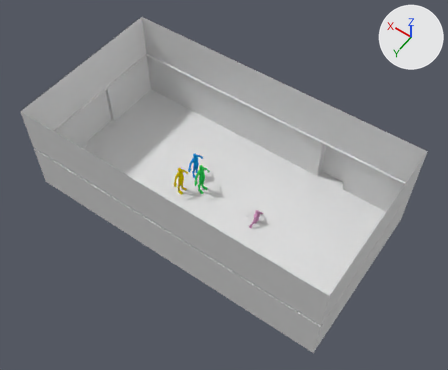
One commit to the Blender file projects/blender/camera_layout/board_room_cam_layout_v01.blend: the scene before it, then after it.
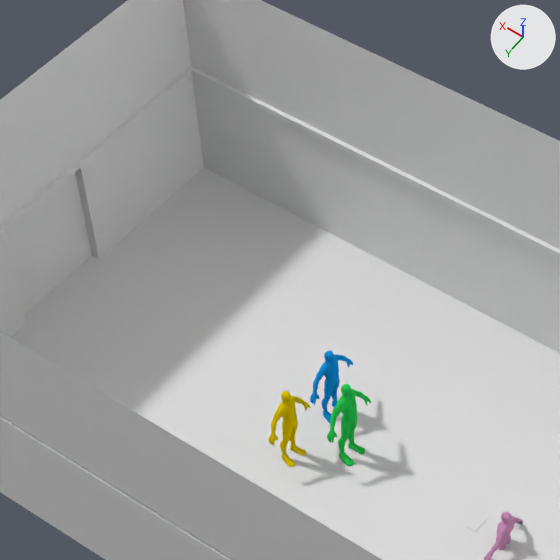
Old and new are each drawn whole from a 50 mm camera at (-10.2, 13.91, 23.2) aimed at (-0.36, 0.13, 1.56) and again close up on the part from 18% to 62% of the width and 8% to 61% of the height. The lights are fixed; the arrows at upper right show +X, +Y and +Z.

Before the edit, the objects in view are built like this:
```python
ob_low_poly_characte_000_mesh_000 = bpy.data.objects.new('Low_Poly_Characte.000_Mesh.000', me_low_poly_characte_000_mesh_000)
ob_low_poly_characte_000_mesh_000.location = (1.0, -0.03, 0.94)
ob_low_poly_characte_000_mesh_000.rotation_euler = (1.571, 0.0, -1.572)  # degrees (90, 0, -90)
ob_low_poly_characte_000_mesh_000.scale = (0.563, 0.563, 0.563)
ob_low_poly_characte_000_mesh_001 = bpy.data.objects.new('Low_Poly_Characte.000_Mesh.001', me_low_poly_characte_000_mesh_001)
ob_low_poly_characte_000_mesh_001.location = (-2.06, -0.01, 0.09)
ob_low_poly_characte_000_mesh_001.rotation_euler = (1.571, 0.0, 1.57)  # degrees (90, 0, 90)
ob_low_poly_characte_000_mesh_001.scale = (0.515, 0.515, 0.515)
ob_torus = bpy.data.objects.new('Torus', me_torus)
ob_torus.location = (4.7, -3.4, 0.99)
ob_torus.rotation_euler = (-1.57, 0.0, 0.0)  # degrees (-90, 0, 0)
# also in view: 'Low_Poly_Characte.000_Mesh.002' at (1.75, 0.56, 0.81); 'Low_Poly_Characte.000_Mesh.003' at (1.76, -0.58, 0.76); 'Board Room' at (0.09, -0.19, 2.35)
```
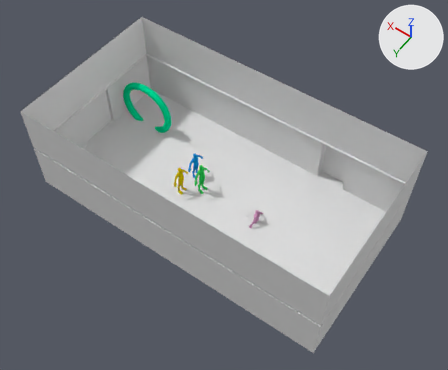
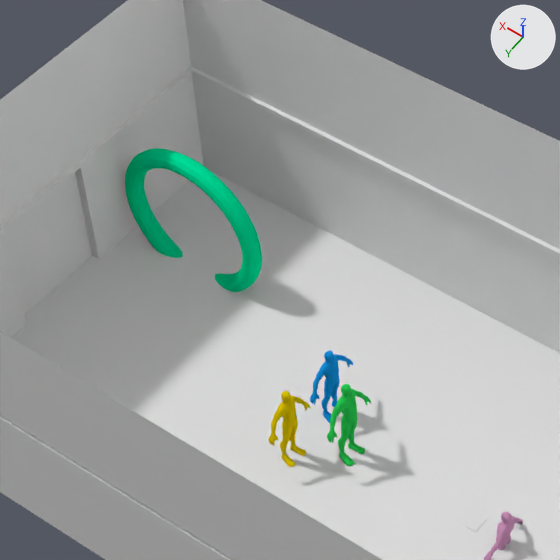
Boxes (x1, y1, x2, y2) around the edits, measured in the close-ups (560 x 560 px):
```json
{"object": "Torus", "change": "shown", "after": [125, 148, 262, 292], "on screen": "green"}
```

Edits to the scene script, one JSON object a line:
```json
{"op": "set", "path": "ob_torus.location", "old": "(4.7, -3.4, 0.99)", "new": "(5.79, -1.88, 1.09)"}
{"op": "remove", "block": "ob_torus", "code": "ob_torus.hide_set(True)  # its collection is switched off"}
```
